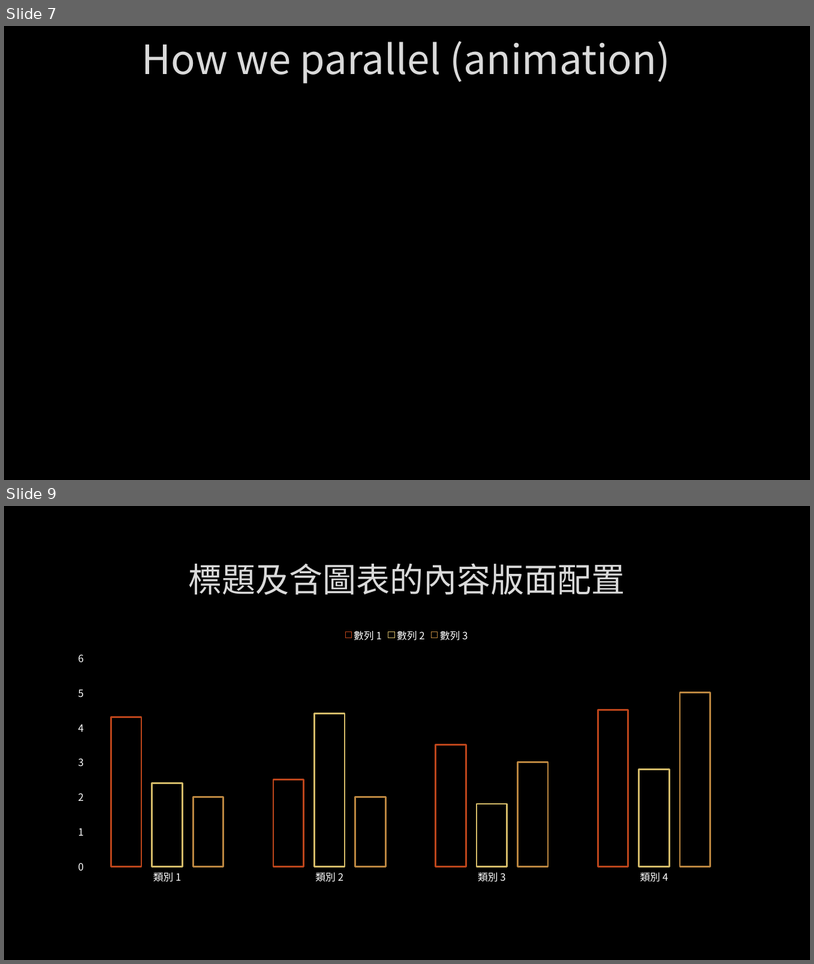
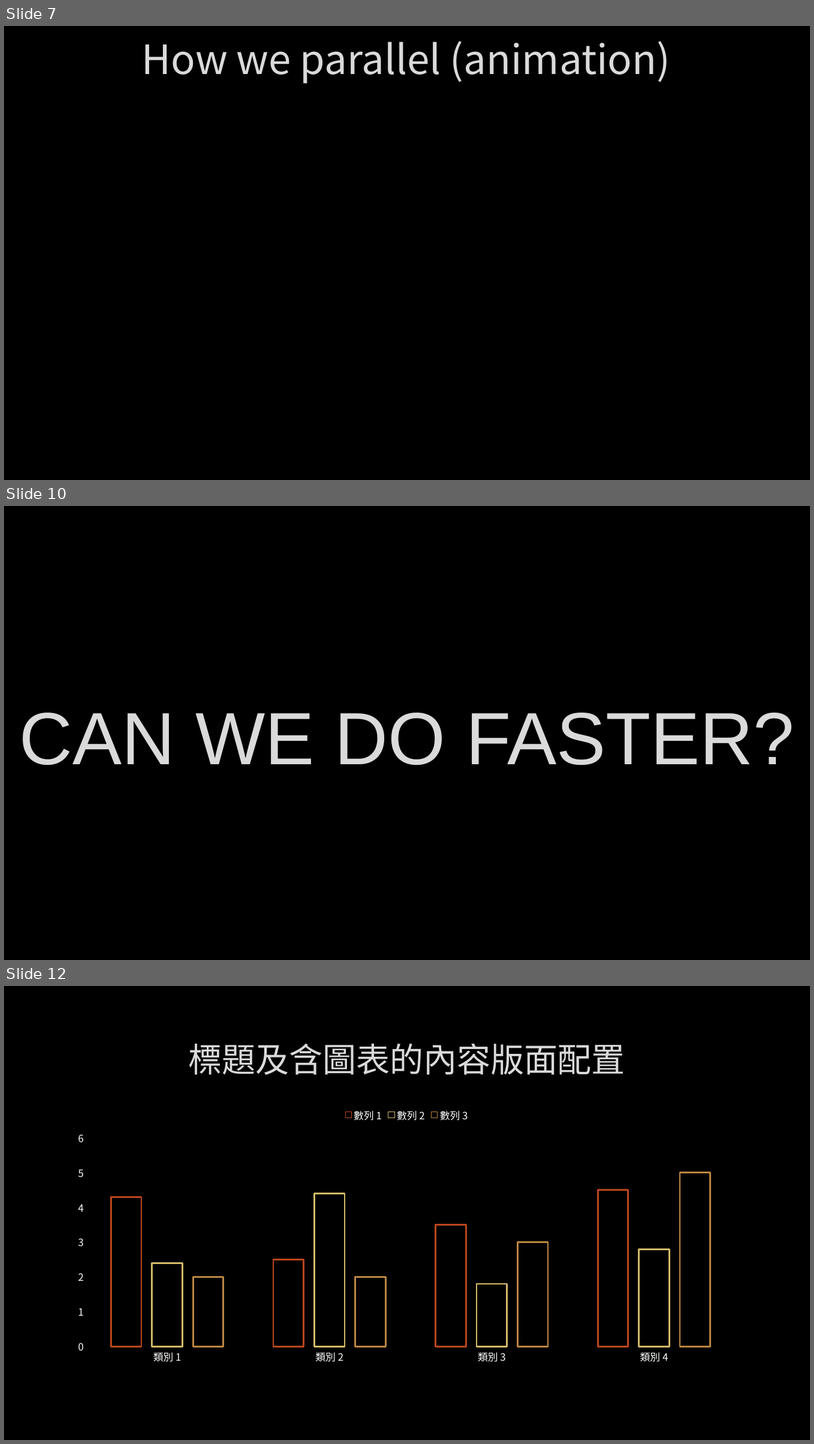
Before and after one commit to Alfons0329/Parallel_Programming_Fall_2018, a slide deck: Final Project/Report.pptx. Shown one above the other, each under a label of ours: slides 7 and 9 before the commit, slides 7, 10 and 12 after it; the slides between them are not shown. The pictures are 814x964 and 814x1444 pixels, drawn with LibreOffice and Linux fonts; fonts in the diff are those of the drawing; background and template pictures are left out. Boxes give left, top, right and bottom in pixels: in the first picture for what was removed or moved away, otherwise in the second. Text is boxed around its words. In the diff, an @@ line names an element or a change of style, - is before the commit and + after.

```diff
--- a/Final Project/Report.pptx
+++ b/Final Project/Report.pptx
@@ slide 10 added at [4,506,810,960], background picture (left out) @@
@@ title added at [19,712,795,765], 88 pt, text #DADADA @@
+CAN WE DO FASTER?
@@ what was slide 9 is now slide 12 @@
```
Also in this commit, not shown: 4 slides changed, 2 other slides added.
